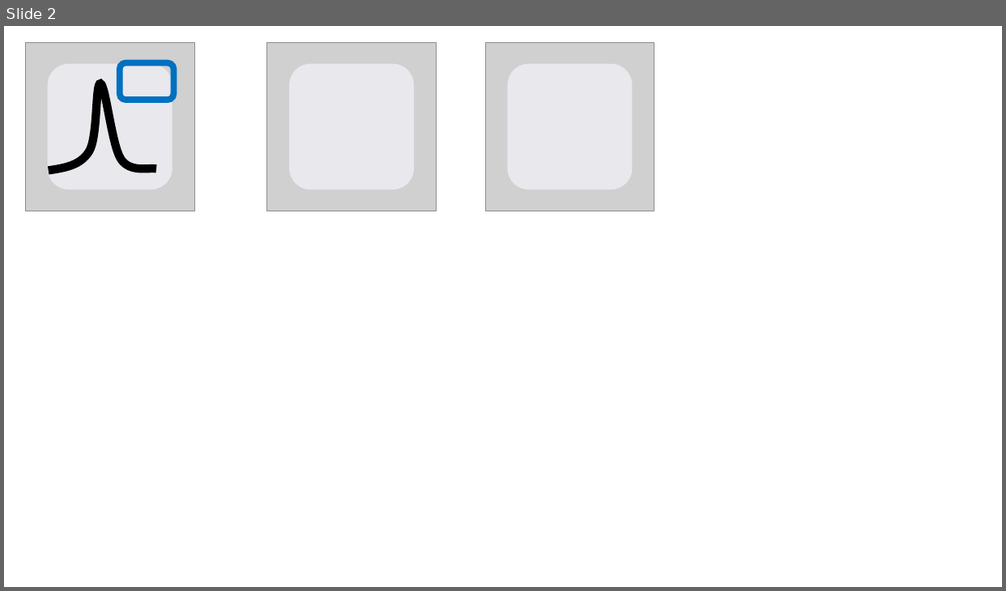
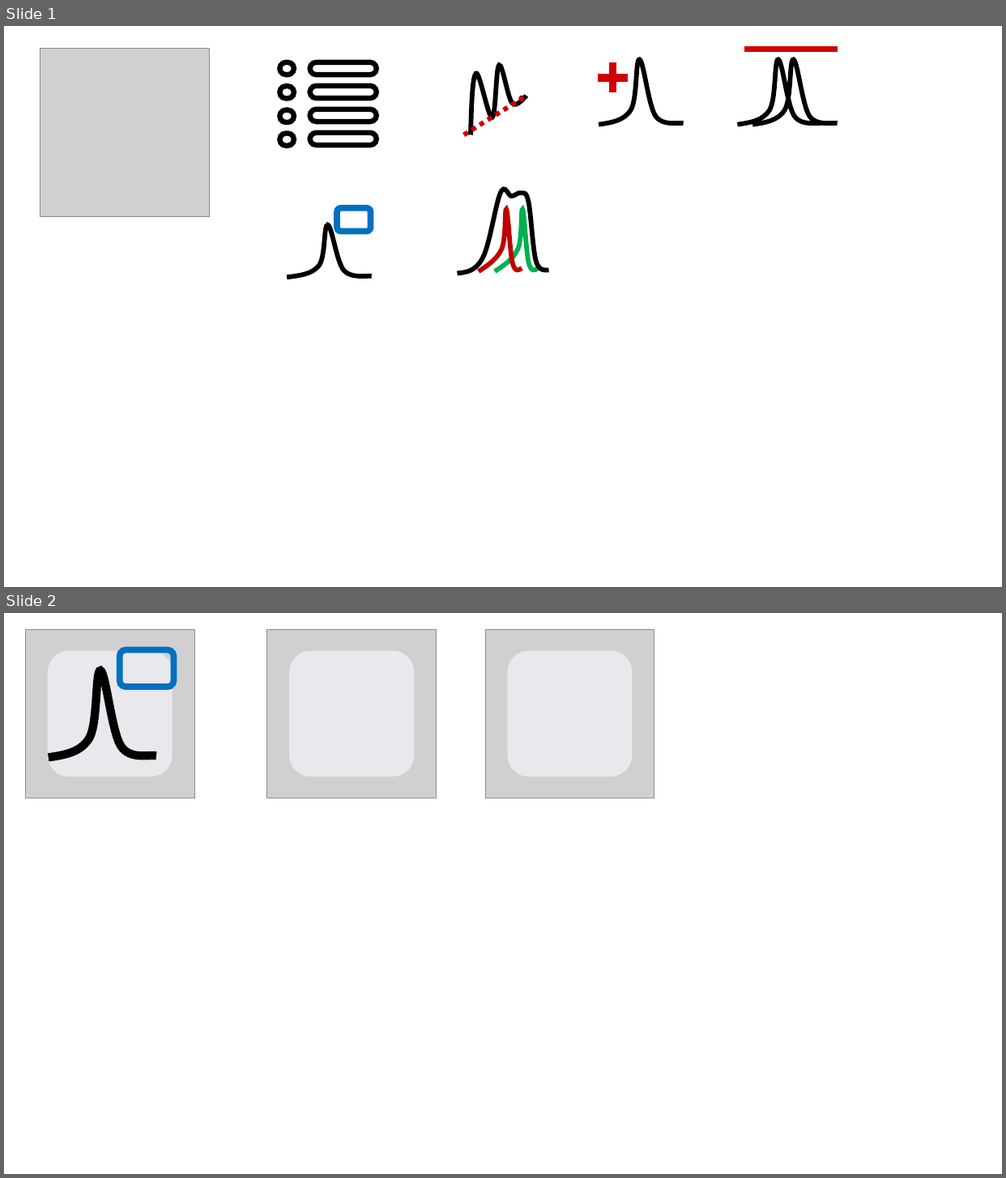
Before and after one commit to CEA-MetroCarac/SPECTROview, a slide deck: spectroview/resources/icons/icon.pptx. Shown one above the other, each under a label of ours: slide 2 before the commit, slides 1 and 2 after it. The pictures are 1006x591 and 1006x1178 pixels, drawn with LibreOffice and Linux fonts; fonts in the diff are those of the drawing; grey boxes stand for pictures. Boxes give left, top, right and bottom in pixels: in the first picture for what was removed or moved away, otherwise in the second. Text is boxed around its words. In the diff, an @@ line names an element or a change of style, - is before the commit and + after.

```diff
--- a/spectroview/resources/icons/icon.pptx
+++ b/spectroview/resources/icons/icon.pptx
@@ slide 1 added at (4,26,1002,587), background #FFFFFF @@
@@ picture added at (40,49,209,218) @@
@@ line added from (744, 49) to (837, 49), #D00000 6 pt @@
@@ freeform shape added at (471,65,526,135), outline #000000 4.5 pt @@
@@ freeform shape added at (599,60,683,125), outline #000000 4.5 pt @@
@@ rectangle added at (610,63,616,92), fill #D00000, outline #CF0000 1.5 pt @@
@@ freeform shape added at (738,60,822,125), outline #000000 4.5 pt @@
@@ freeform shape added at (752,60,837,125), outline #000000 4.5 pt @@
@@ line added from (463, 135) to (526, 96), #D00000 4.5 pt dashed @@
@@ rectangle added at (599,75,627,80), fill #D00000, outline #CF0000 1.5 pt @@
@@ group added at (279,62,377,146): 8 rounded rectangles @@
@@ freeform shape added at (457,189,548,274), outline #000000 4.5 pt @@
@@ rounded rectangle added at (337,208,371,231), outline #0070C0 6 pt @@
@@ freeform shape added at (479,209,522,271), outline #C00000 4.5 pt @@
@@ freeform shape added at (495,209,539,271), outline #00B050 4.5 pt @@
@@ freeform shape added at (287,225,372,278), outline #000000 4.5 pt @@
```
Also in this commit, not shown: 1 slide removed, 1 other file.
